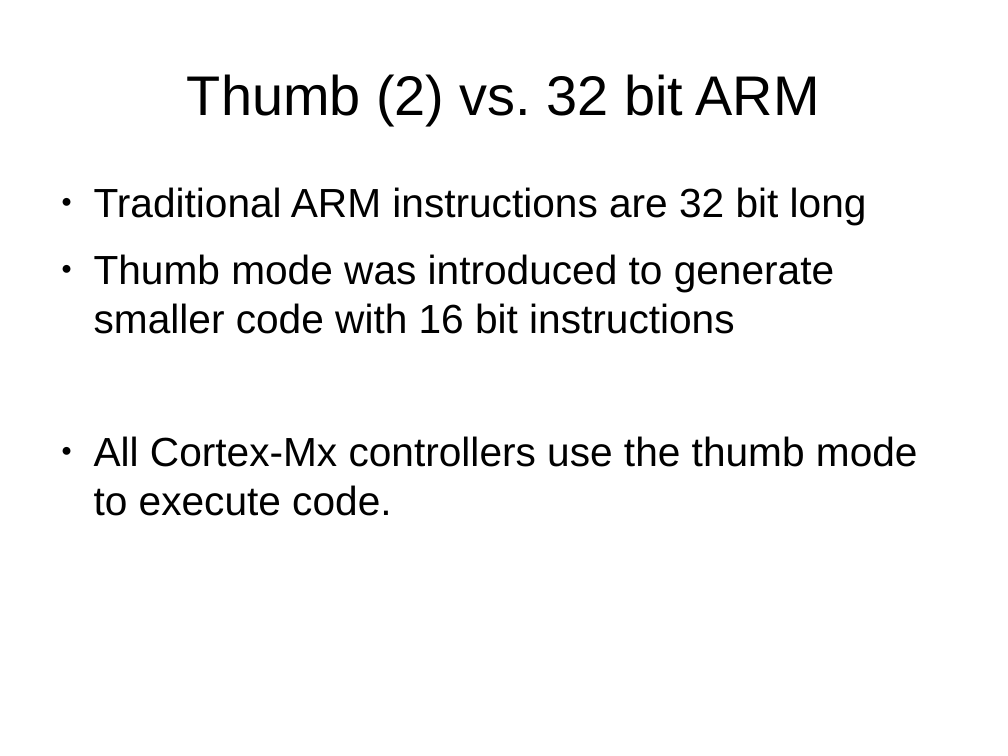
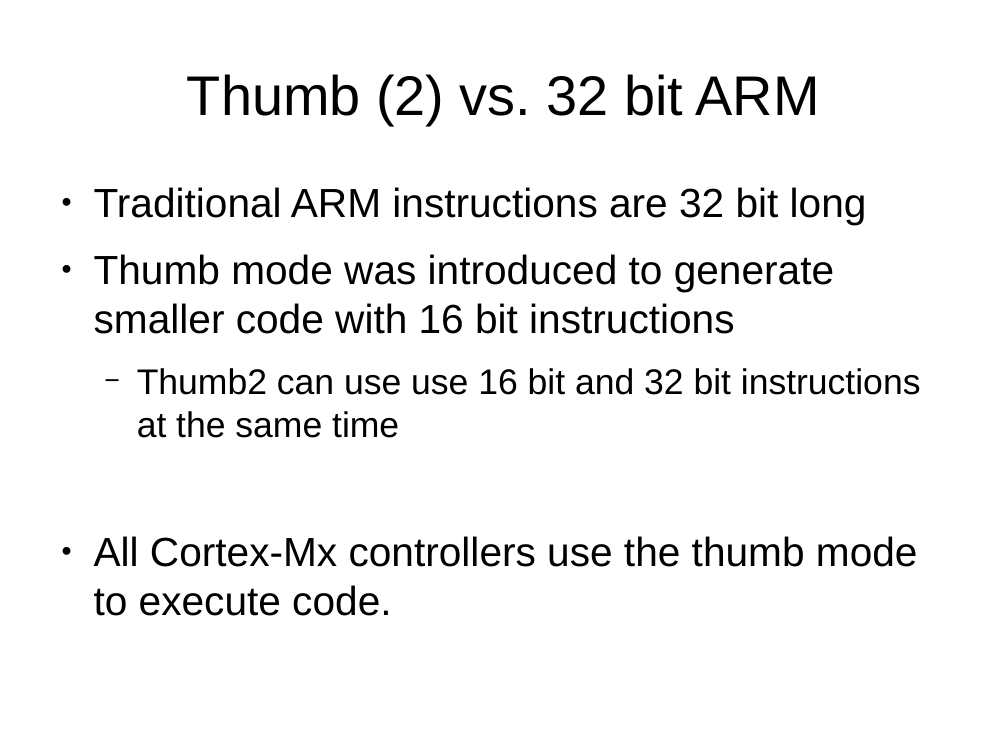
Before and after one commit to muccc/arm-workshop, a slide deck: slide 6 of arm-workshop.odp. Drawn at 1008x756 pixels with LibreOffice and Linux fonts; fonts in the diff are those of the drawing. Boxes give left, top, right and bottom in pixels: in the first picture for what was removed or moved away, otherwise in the second. Text is boxed around its words. In the diff, an @@ line names an element or a change of style, - is before the commit and + after.

```diff
--- a/arm-workshop.odp
+++ b/arm-workshop.odp
@@ text at (x1=137, y1=368, x2=921, y2=438): paragraph added @@
+  − Thumb2 can use use 16 bit and 32 bit instructions at the same time
```
Also in this commit, not shown: 7 other slides changed, 1 slide added, 2 slides removed.
